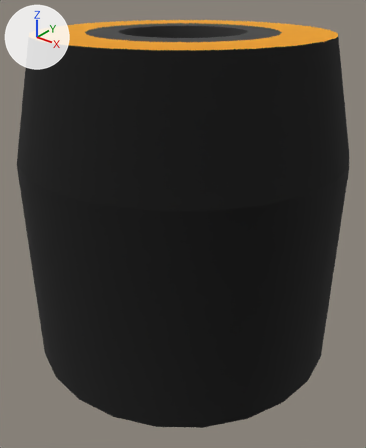
Renders of the glTF model assets/wheelRacing.glb from each side of a commit.
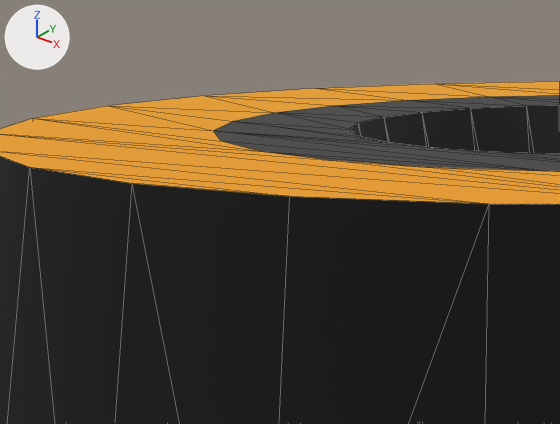
Each version is shown whole from a 50 mm lens placed at (0.956, -1.197, 0.636), pointed at (0.025, -0.033, -0.086), then close up on the part from 9% to 47% of the width and 0% to 23% of the height. Lighting does not change. The marker at upper left points along +X, +Y and +Z. The close-ups show mesh edges as thin lines. Where no turn or scale is listed for an object, it has been applied to the vertices.

Names of what the first close-up shows: 'wheelRacing'.
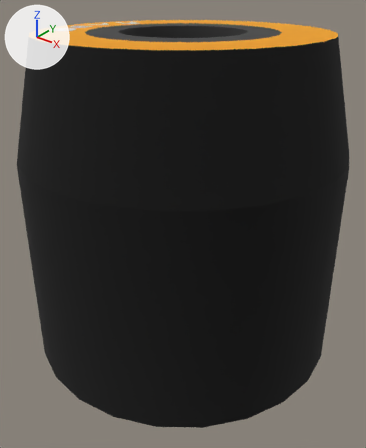
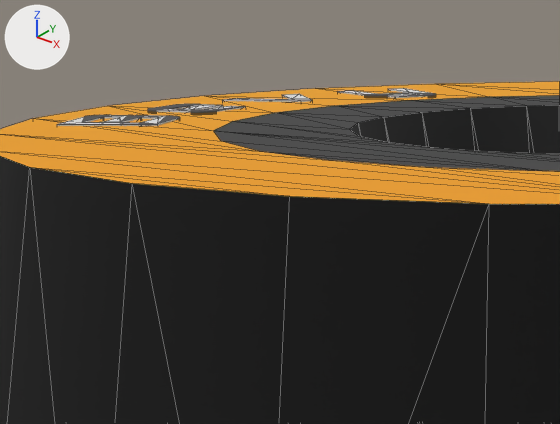
Commit message: added bevy text on wheel

Changed parts and their boxes [x1, y1, x2, y2] in the close-ups (560 x 424 px):
'tireText', added: after [57, 88, 436, 126]

The change, as a list of edits to the scene's bpy script:
```text
Add me_text:
    me_text.from_pydata(...)  # 1360 vertices, 2716 faces; spans x -0.376..-0.252, y -0.238..0.15, z -0.01..0.0
Add ob_tiretext:
    ob_tiretext = bpy.data.objects.new('tireText', me_text)
    ob_tiretext.location = (0.0, 0.0, 0.501)
```
